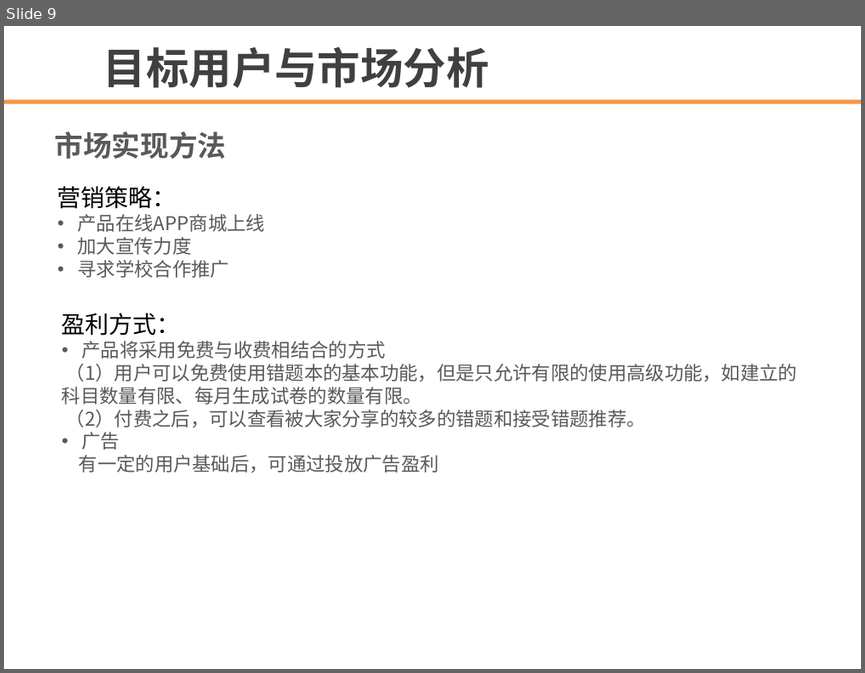
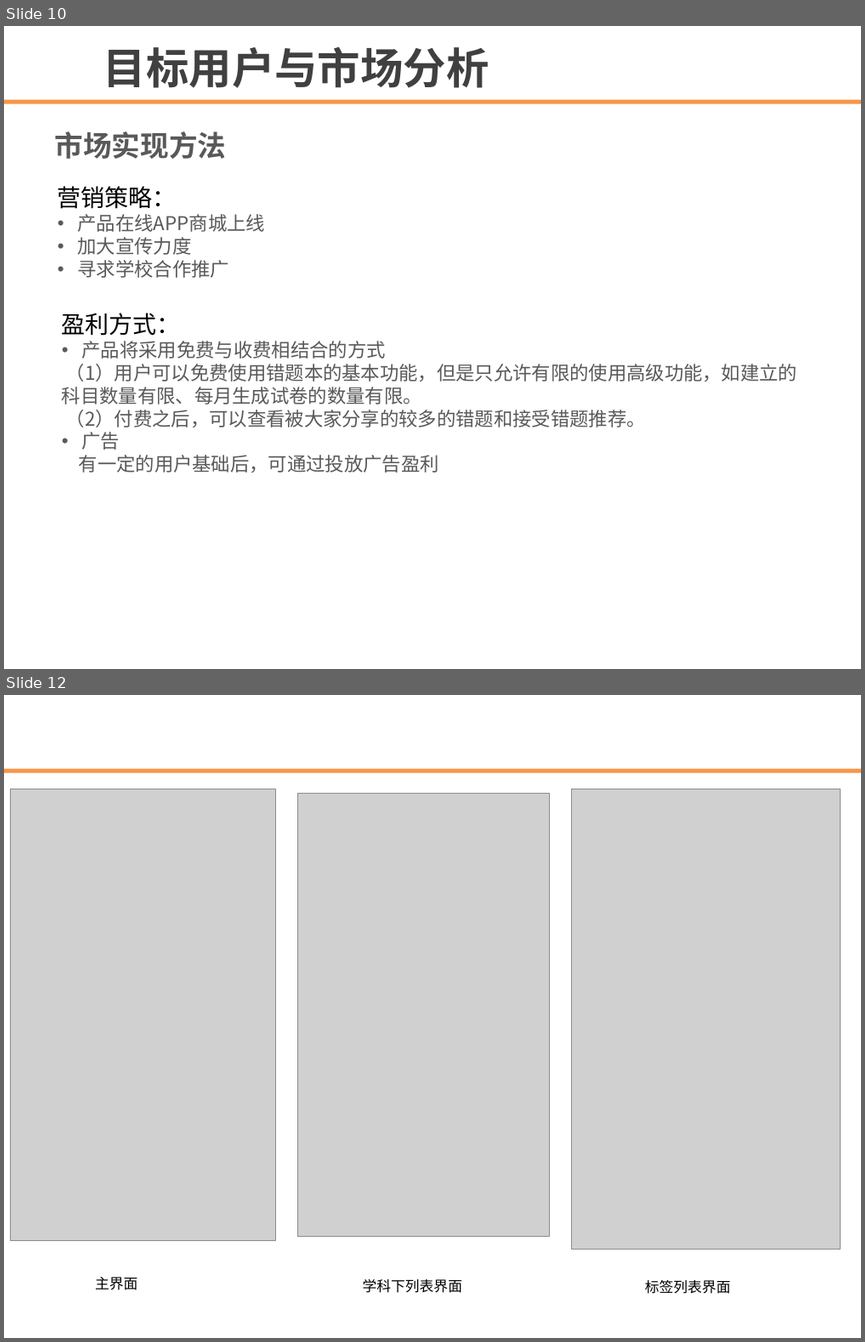
Before and after one commit to biscuit-team/CorrectNote, a slide deck: document/template.ppt. Shown one above the other, each under a label of ours: slide 9 before the commit, slides 10 and 12 after it; the slides between them are not shown. The pictures are 865x673 and 865x1342 pixels, drawn with LibreOffice and Linux fonts; fonts in the diff are those of the drawing; grey boxes stand for pictures; background and template pictures are left out. Boxes give left, top, right and bottom in pixels: in the first picture for what was removed or moved away, otherwise in the second. Text is boxed around its words. In the diff, an @@ line names an element or a change of style, - is before the commit and + after.

```diff
--- a/document/template.ppt
+++ b/document/template.ppt
@@ slide 12 added at box(4, 695, 861, 1338), background #FFFFFF; not listed: 1 template element that a slide beside it also shows @@
@@ picture added at box(11, 789, 276, 1240) @@
@@ picture added at box(297, 793, 549, 1236) @@
@@ picture added at box(572, 789, 840, 1248) @@
@@ text added at box(95, 1276, 137, 1290), 12 pt, text #000000 @@
+主界面
@@ text added at box(363, 1279, 463, 1293), 12 pt, text #000000 @@
+学科下列表界面
@@ text added at box(645, 1280, 731, 1293), 12 pt, text #000000 @@
+标签列表界面
@@ what was slide 9 is now slide 10 @@
```
Also in this commit, not shown: 2 slides changed, 6 other slides added, 14 other files.
